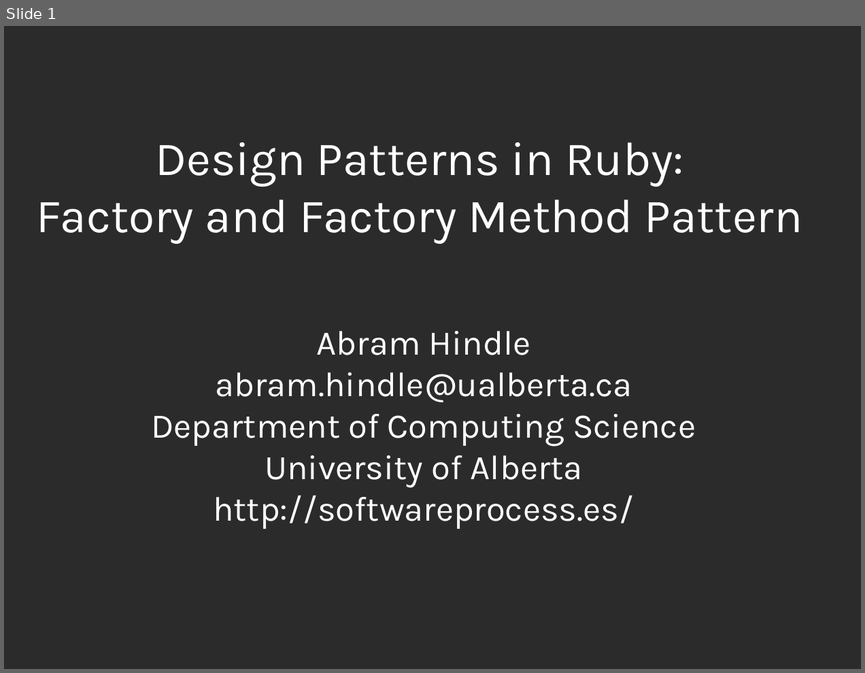
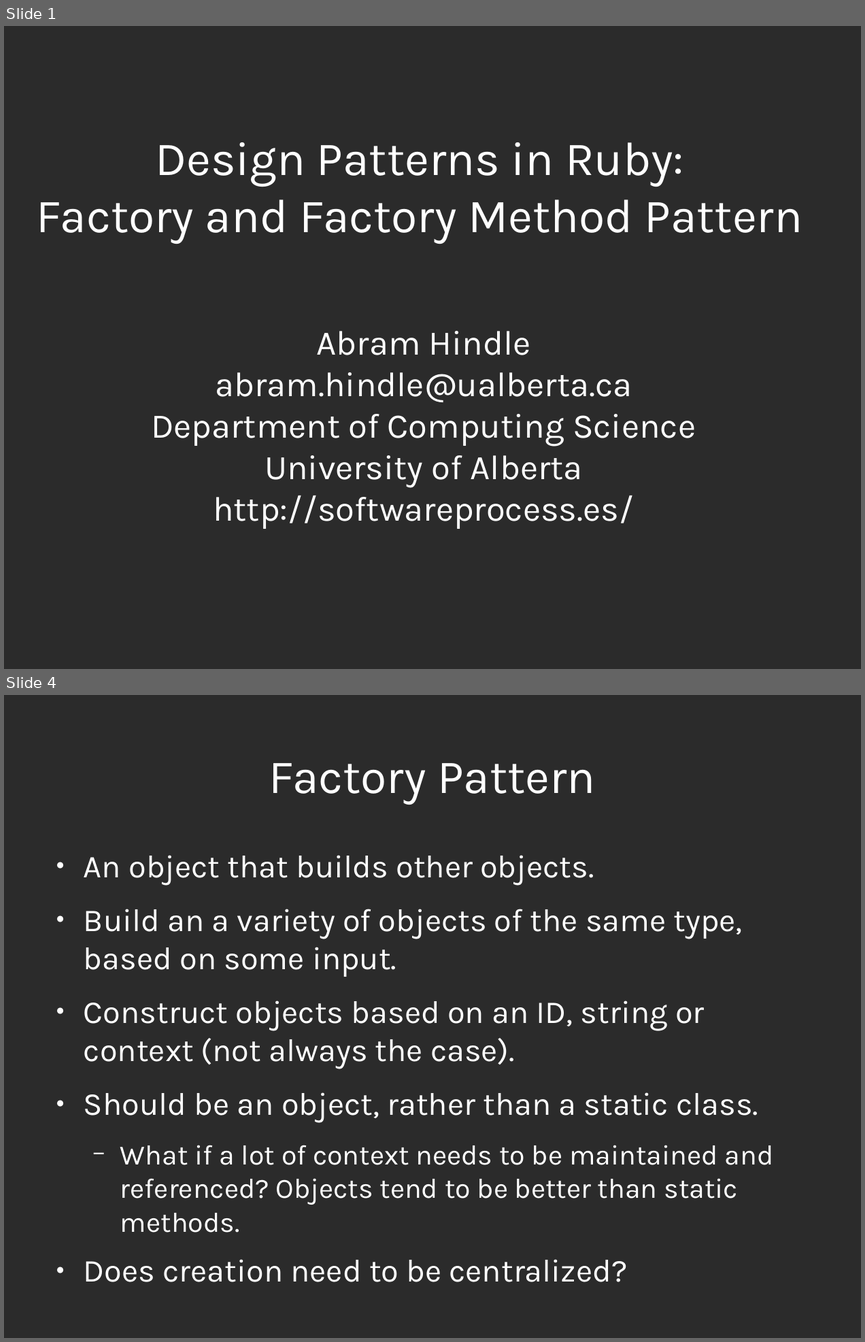
Before and after one commit to abramhindle/ruby-design-patterns, a slide deck: Factory and Factory Method.odp. Shown one above the other, each under a label of ours: slide 1 before the commit, slides 1 and 4 after it; the slides between them are not shown. The pictures are 865x673 and 865x1342 pixels, drawn with LibreOffice and Linux fonts; fonts in the diff are those of the drawing; background and template pictures are left out; a plain dark background stands for a picture behind light text. Boxes give left, top, right and bottom in pixels: in the first picture for what was removed or moved away, otherwise in the second. Text is boxed around its words. In the diff, an @@ line names an element or a change of style, - is before the commit and + after.

Commit message:
Factory Pattern

```diff
--- a/Factory and Factory Method.odp
+++ b/Factory and Factory Method.odp
@@ slide 4 added at (4,695,861,1338), background picture (left out) @@
@@ title added at (269,763,596,804), 44 pt, text #FFFFFF @@
+Factory Pattern
@@ text added at (84,855,774,1282), 29.6 pt, text #FFFFFF @@
+● An object that builds other objects.
+● Build an a variety of objects of the same type, based on some input.
+● Construct objects based on an ID, string or context (not always the case).
+● Should be an object, rather than a static class.
+  − What if a lot of context needs to be maintained and referenced? Objects tend to be better than static methods.
+● Does creation need to be centralized?
```
Also in this commit, not shown: 10 other slides added, 1 slide removed, 4 other files.
